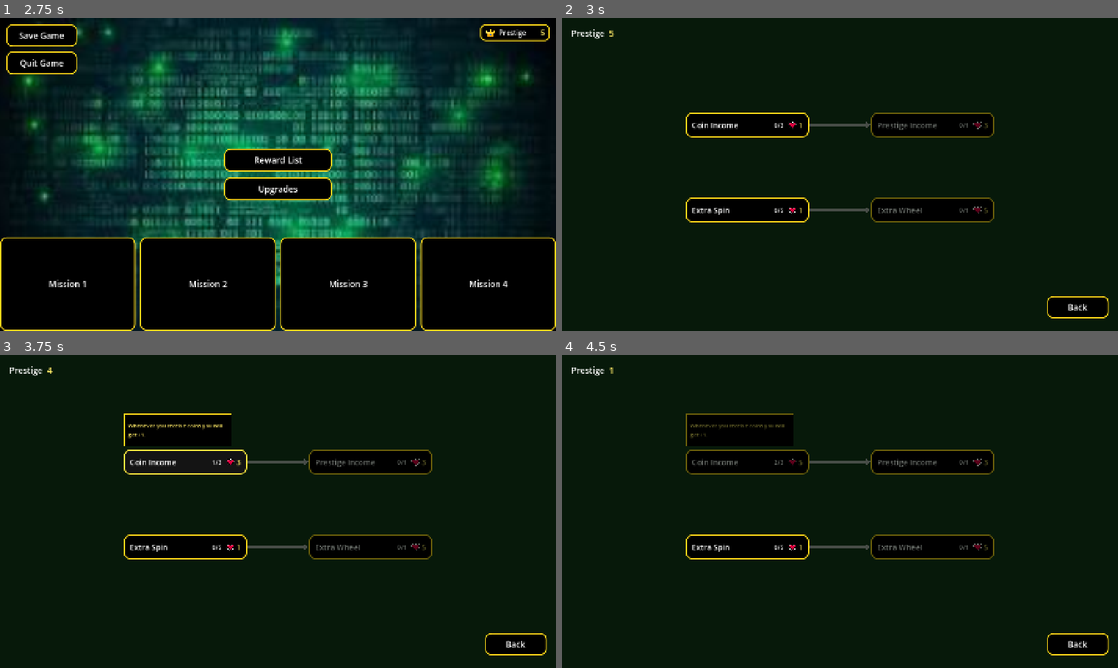
Above: before the commit, frames 1-4 (two rows, left to right).
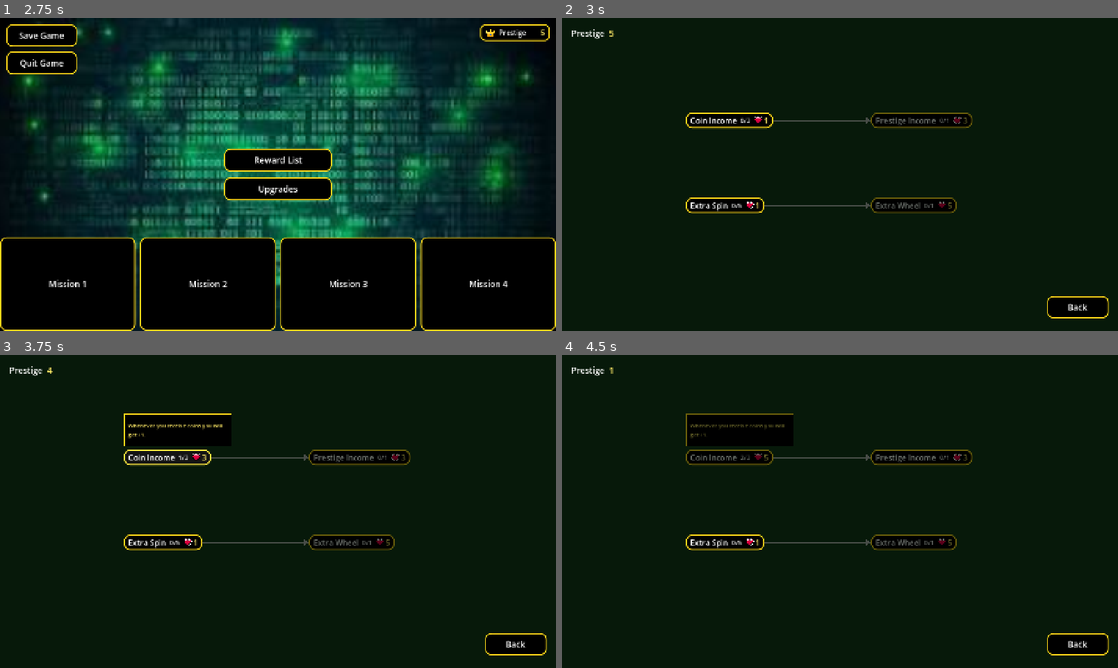
Above: after the commit, the same moments.

Repository: SorenKronborg/CasinoSlots
Game: Godot game, scene res://features/menu/main_menu.tscn
Same seed, same stepped clock (60 frames per second), same inputs: the game is played once before the commit and once after it.
Inputs (mouse positions are in pixels of both pictures, inside the frame that each line leads up to):
- Up to frame 1 (2.75 s): click "New Game" at 0.5 s; click "Reward List" at 1.25 s; click "Back" at 2 s
- Up to frame 2 (3 s): click "Upgrades" at 2.75 s
- Up to frame 3 (3.75 s): click (183, 461) at 3.52 s
- Up to frame 4 (4.5 s): click (728, 458) at 4.27 s

Frame 1 is identical in both runs. In frame 2, 5.3% of the frame differs, in the area x 22-78%, y 30-66%; in frame 3, 4.6%; in frame 4, 5.3%.

Commit message:
changed upgrade view

Diff:
--- a/features/upgrades/upgrade_card.gd
+++ b/features/upgrades/upgrade_card.gd
@@ -5,6 +5,7 @@
 
 var upgrade: UpgradeDefinition
 
+@onready var _contents: Control = $Contents
 @onready var _title: Label = %Title
 @onready var _rank: Label = %Rank
 @onready var _price_row: HBoxContainer = %PriceRow
@@ -15,6 +16,8 @@
 const AVAILABLE_COLOR := Color.WHITE
 const UNAVAILABLE_COLOR := Color(0.42, 0.44, 0.42, 1)
 const COMPLETED_COLOR := Color(0.45, 0.9, 0.55, 1)
+const CONTENT_PADDING := Vector2(24, 12)
+const MIN_HEIGHT := 40.0
 
 
 func setup(definition: UpgradeDefinition) -> void:
@@ -33,6 +36,18 @@
 	_tooltip_text.text = upgrade.description
 	var rank := GameState.rank_of(upgrade.id)
 	_rank.text = "%d/%d" % [rank, upgrade.max_rank()]
+	_apply_availability(rank)
+	shrink_to_contents()
+
+
+func shrink_to_contents() -> void:
+	var needed := _contents.get_combined_minimum_size()
+	var box := Vector2(needed.x + CONTENT_PADDING.x, maxf(needed.y + CONTENT_PADDING.y, MIN_HEIGHT))
+	custom_minimum_size = box
+	size = box
+
+
+func _apply_availability(rank: int) -> void:
 	if upgrade.is_maxed(rank):
 		_price_row.visible = false
 		disabled = true
--- a/features/upgrades/upgrade_card.tscn
+++ b/features/upgrades/upgrade_card.tscn
@@ -16,7 +16,7 @@
 content_margin_bottom = 8.0
 
 [node name="UpgradeCard" type="Button"]
-custom_minimum_size = Vector2(320, 64)
+custom_minimum_size = Vector2(0, 40)
 script = ExtResource("1_card")
 
 [node name="Contents" type="HBoxContainer" parent="."]
@@ -24,12 +24,12 @@
 anchors_preset = 15
 anchor_right = 1.0
 anchor_bottom = 1.0
-offset_left = 16.0
-offset_right = -16.0
+offset_left = 12.0
+offset_right = -12.0
 grow_horizontal = 2
 grow_vertical = 2
 mouse_filter = 2
-theme_override_constants/separation = 12
+theme_override_constants/separation = 10
 alignment = 1
 
 [node name="Title" type="Label" parent="Contents"]
--- a/features/upgrades/upgrades.gd
+++ b/features/upgrades/upgrades.gd
@@ -3,21 +3,23 @@
 @export_file("*.tscn") var idle_game_scene_path: String
 @export var card_scene: PackedScene
 
-const CARD_SIZE := Vector2(320, 64)
-const CONNECTION_WIDTH := 5.0
+const CONNECTION_WIDTH := 3.0
 const ARROW_LENGTH := 14.0
 const ARROW_HALF_HEIGHT := 9.0
 const LOCKED_COLOR := Color(0.28, 0.3, 0.28, 1)
 const UNLOCKED_COLOR := Color(1, 0.85, 0.1, 1)
 
+var _cards_by_id: Dictionary = {}
 var _connection_lines: Dictionary = {}
 var _connection_arrows: Dictionary = {}
+
 
 func _ready() -> void:
 	%Back.text = tr("Back")
 	_build_cards()
 	_build_connections()
 	refresh()
+	_refresh_connections.call_deferred()
 
 
 func refresh() -> void:
@@ -36,31 +38,20 @@
 		var card := card_scene.instantiate() as UpgradeCard
 		%Cards.add_child(card)
 		card.position = upgrade.graph_position
-		card.size = CARD_SIZE
 		card.setup(upgrade)
 		card.purchased.connect(refresh)
+		_cards_by_id[upgrade.id] = card
 
 
 func _build_connections() -> void:
 	for upgrade in UpgradeCatalog.all_upgrades():
-		if not upgrade.has_prerequisite():
+		if not upgrade.has_prerequisite() or not _cards_by_id.has(upgrade.prerequisite_id):
 			continue
-		var prerequisite := UpgradeCatalog.by_id(upgrade.prerequisite_id)
-		if prerequisite == null:
-			continue
-		var from_point := prerequisite.graph_position + Vector2(CARD_SIZE.x, CARD_SIZE.y * 0.5)
-		var to_point := upgrade.graph_position + Vector2(0, CARD_SIZE.y * 0.5)
 		var line := Line2D.new()
 		line.width = CONNECTION_WIDTH
 		line.antialiased = true
-		line.points = PackedVector2Array([from_point, to_point - Vector2(ARROW_LENGTH, 0)])
 		%Connections.add_child(line)
 		var arrow := Polygon2D.new()
-		arrow.polygon = PackedVector2Array([
-			to_point,
-			to_point - Vector2(ARROW_LENGTH, ARROW_HALF_HEIGHT),
-			to_point - Vector2(ARROW_LENGTH, -ARROW_HALF_HEIGHT),
-		])
 		%Connections.add_child(arrow)
 		_connection_lines[upgrade.id] = line
 		_connection_arrows[upgrade.id] = arrow
@@ -68,16 +59,26 @@
 
 func _refresh_connections() -> void:
 	for upgrade in UpgradeCatalog.all_upgrades():
-		if not upgrade.has_prerequisite():
-			continue
-		var unlocked := GameState.is_upgrade_unlocked(upgrade.id)
-		var color := UNLOCKED_COLOR if unlocked else LOCKED_COLOR
-		var line := _connection_lines.get(upgrade.id) as Line2D
-		var arrow := _connection_arrows.get(upgrade.id) as Polygon2D
-		if line != null:
-			line.default_color = color
-		if arrow != null:
-			arrow.color = color
+		if _connection_lines.has(upgrade.id):
+			_draw_connection(upgrade)
+
+
+func _draw_connection(upgrade: UpgradeDefinition) -> void:
+	var from_card := _cards_by_id[upgrade.prerequisite_id] as UpgradeCard
+	var to_card := _cards_by_id[upgrade.id] as UpgradeCard
+	var from_point := from_card.position + Vector2(from_card.size.x, from_card.size.y * 0.5)
+	var to_point := to_card.position + Vector2(0.0, to_card.size.y * 0.5)
+	var color := UNLOCKED_COLOR if GameState.is_upgrade_unlocked(upgrade.id) else LOCKED_COLOR
+	var line := _connection_lines[upgrade.id] as Line2D
+	line.default_color = color
+	line.points = PackedVector2Array([from_point, to_point - Vector2(ARROW_LENGTH, 0.0)])
+	var arrow := _connection_arrows[upgrade.id] as Polygon2D
+	arrow.color = color
+	arrow.polygon = PackedVector2Array([
+		to_point,
+		to_point - Vector2(ARROW_LENGTH, ARROW_HALF_HEIGHT),
+		to_point - Vector2(ARROW_LENGTH, -ARROW_HALF_HEIGHT),
+	])
 
 
 func _on_back_pressed() -> void:
